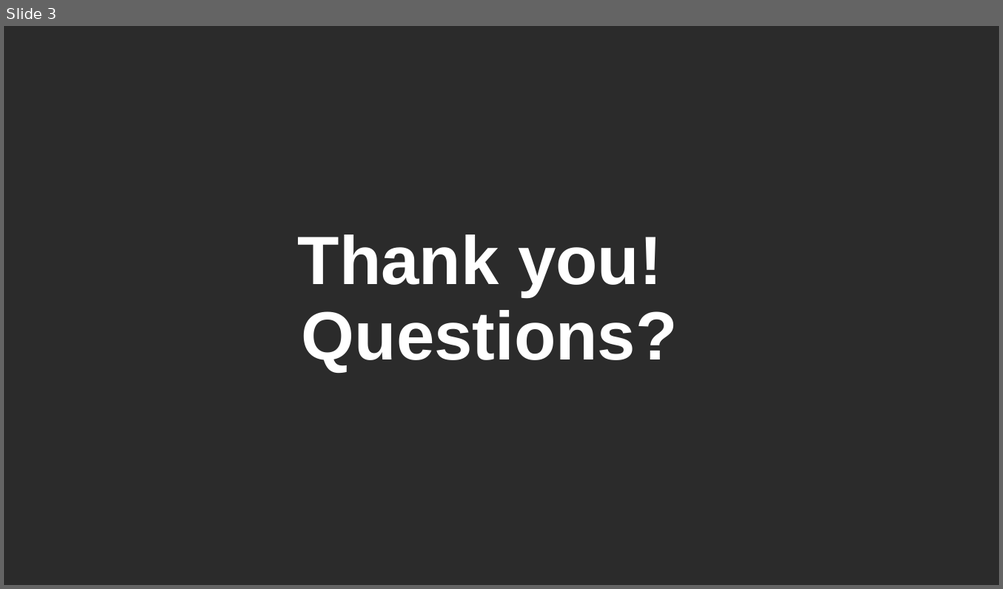
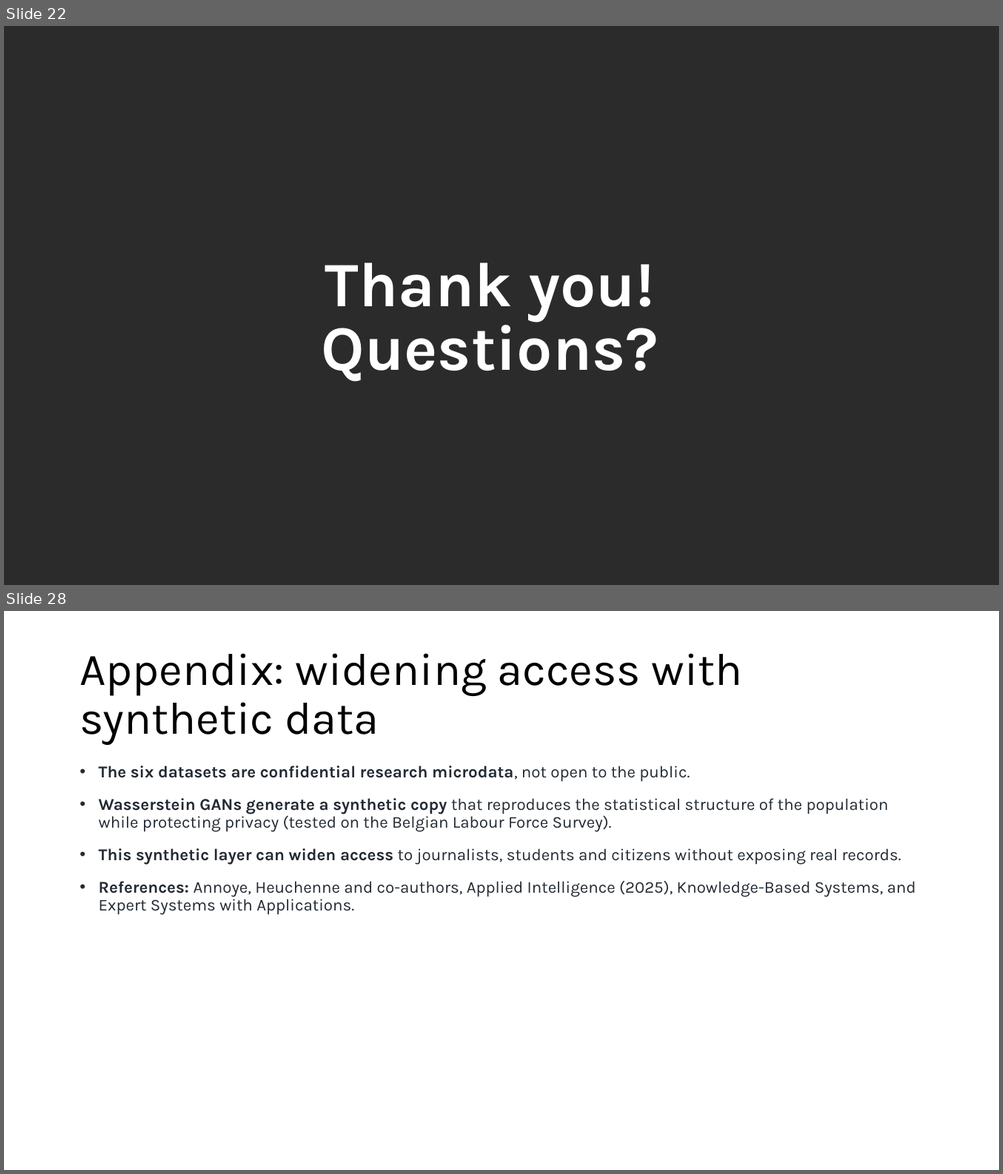
Before and after one commit to AntoineSoetewey/Beamm.Conf26, a slide deck: Slides_AntoineSoetewey_Beamm.Conf26.pptx. Shown one above the other, each under a label of ours: slide 3 before the commit, slides 22 and 28 after it; the slides between them are not shown. The pictures are 1003x589 and 1003x1174 pixels, drawn with LibreOffice and Linux fonts; fonts in the diff are those of the drawing; background and template pictures are left out; a plain dark background stands for a picture behind light text. Boxes give left, top, right and bottom in pixels: in the first picture for what was removed or moved away, otherwise in the second. Text is boxed around its words. In the diff, an @@ line names an element or a change of style, - is before the commit and + after.

```diff
--- a/Slides_AntoineSoetewey_Beamm.Conf26.pptx
+++ b/Slides_AntoineSoetewey_Beamm.Conf26.pptx
@@ slide 28 added at [4,611,999,1170], background #FFFFFF @@
@@ title added at [79,653,743,745], 44 pt, text #000000 @@
+Appendix: widening access with synthetic data
@@ text added at [99,766,916,915], 16 pt, text #222A33 @@
+• The six datasets are confidential research microdata, not open to the public.
+• Wasserstein GANs generate a synthetic copy that reproduces the statistical structure of the population while protecting privacy (tested on the Belgian Labour Force Survey).
+• This synthetic layer can widen access to journalists, students and citizens without exposing real records.
+• References: Annoye, Heuchenne and co-authors, Applied Intelligence (2025), Knowledge-Based Systems, and Expert Systems with Applications.
@@ what was slide 3 is now slide 22 @@
@@ slide 22 changed as well @@
@@ text "Thank you!": place and size @@
-text "Thank you!" at [298,235,677,372]
+text "Thank you!" at [321,263,657,382]
@@ text "Thank you!" at [321,263,657,382]: size 66 to 61 pt, font Arial to Karla; line spacing 0.8 to 0.7 @@
```
Also in this commit, not shown: 1 other slide changed, 25 other slides added, 1 slide removed.
